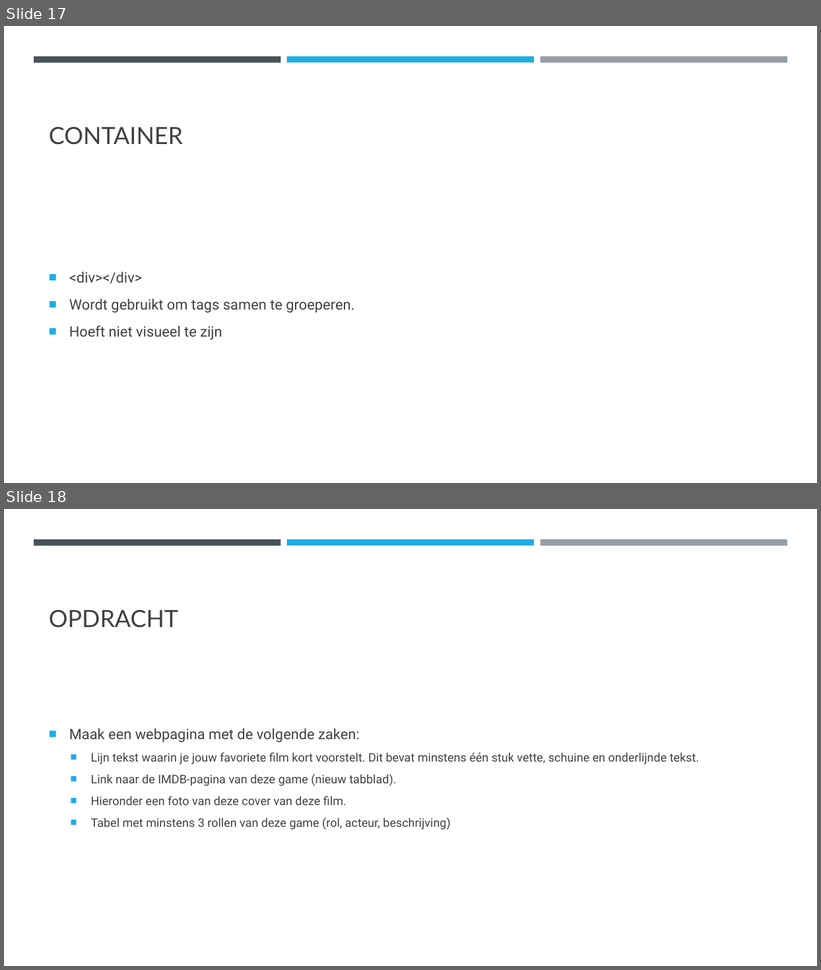
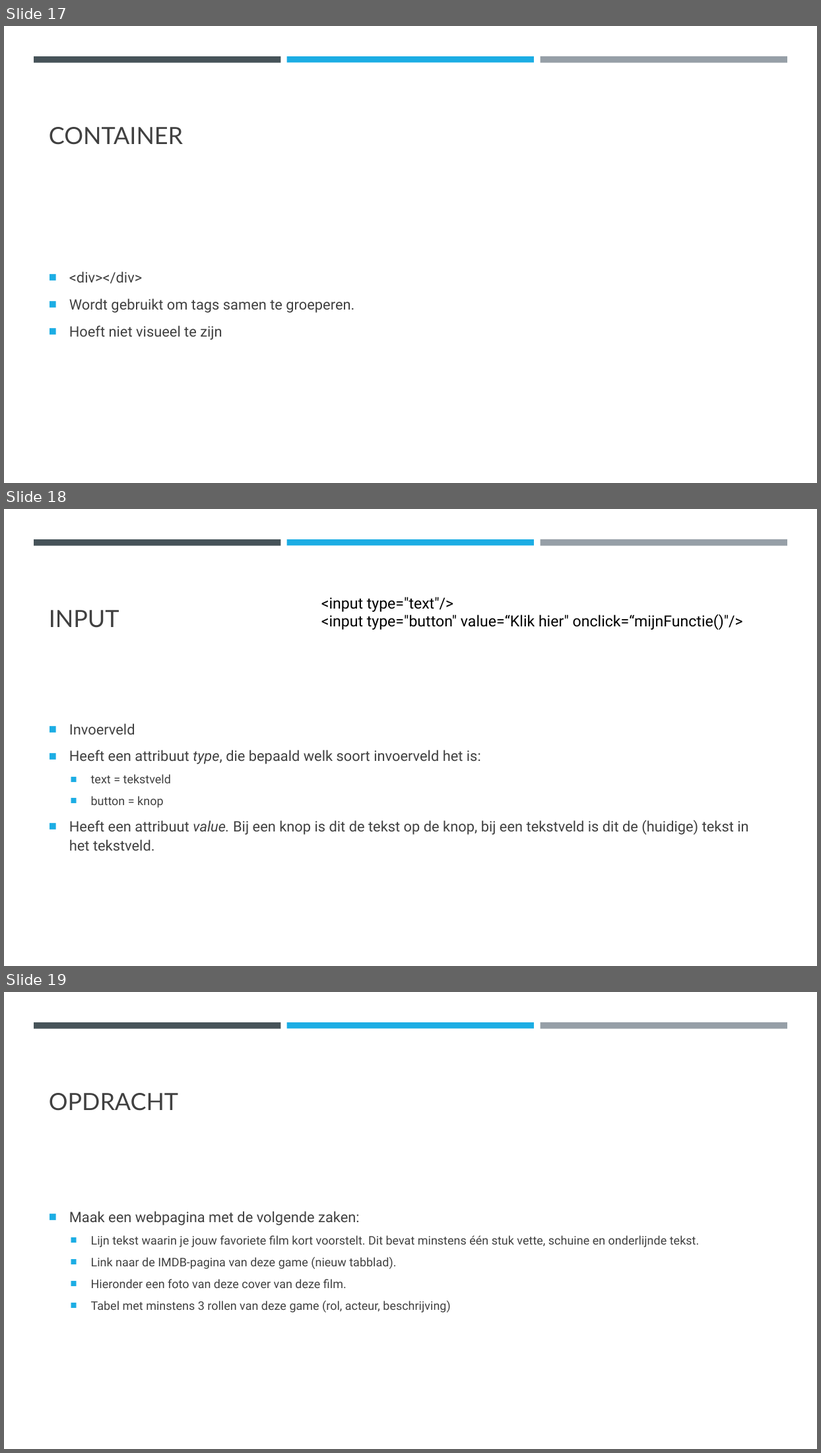
Before and after one commit to DhrLeroy/Webdesign, a slide deck: Webdesign.pptx. Shown one above the other, each under a label of ours: slides 17 and 18 before the commit, slides 17, 18 and 19 after it. The pictures are 821x970 and 821x1453 pixels, drawn with LibreOffice and Linux fonts; fonts in the diff are those of the drawing. Boxes give left, top, right and bottom in pixels: in the first picture for what was removed or moved away, otherwise in the second. Text is boxed around its words. In the diff, an @@ line names an element or a change of style, - is before the commit and + after.

Commit message:
slides

```diff
--- a/Webdesign.pptx
+++ b/Webdesign.pptx
@@ slide 18 added at box(4, 509, 817, 966), background #FFFFFF; not listed: 3 template elements that a slide beside it also shows @@
@@ text added at box(321, 597, 743, 630), 18 pt, text #000000 @@
+<input type="text"/>
+<input type="button" value=“Klik hier" onclick=“mijnFunctie()"/>
@@ title added at box(49, 610, 120, 628), 28 pt, text #404040 @@
+INPUT
@@ text added at box(69, 723, 748, 851), 17 pt, text #404040 @@
+■ Invoerveld
+■ Heeft een attribuut type, die bepaald welk soort invoerveld het is:
+  ■ text = tekstveld
+  ■ button = knop
+■ Heeft een attribuut value. Bij een knop is dit de tekst op de knop, bij een tekstveld is dit de (huidige) tekst in het tekstveld.
@@ what was slide 18 is now slide 19 @@
```
Also in this commit, not shown: 3 slides changed, 1 other slide added, 3 other files.
